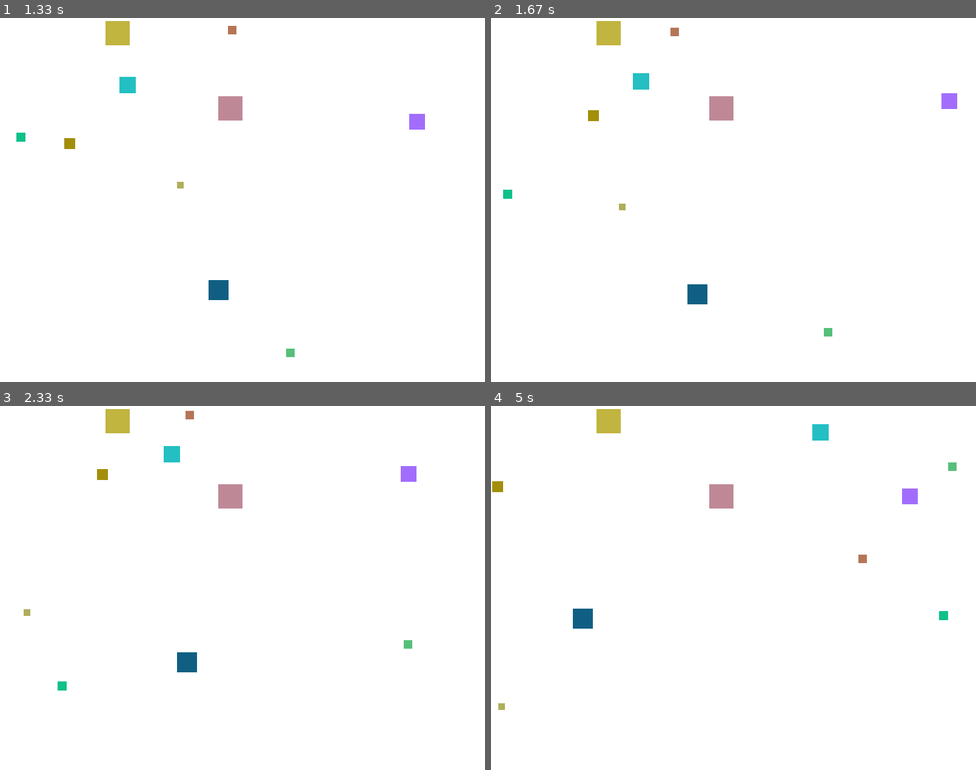
Above: before the commit, frames 1-4 (two rows, left to right).
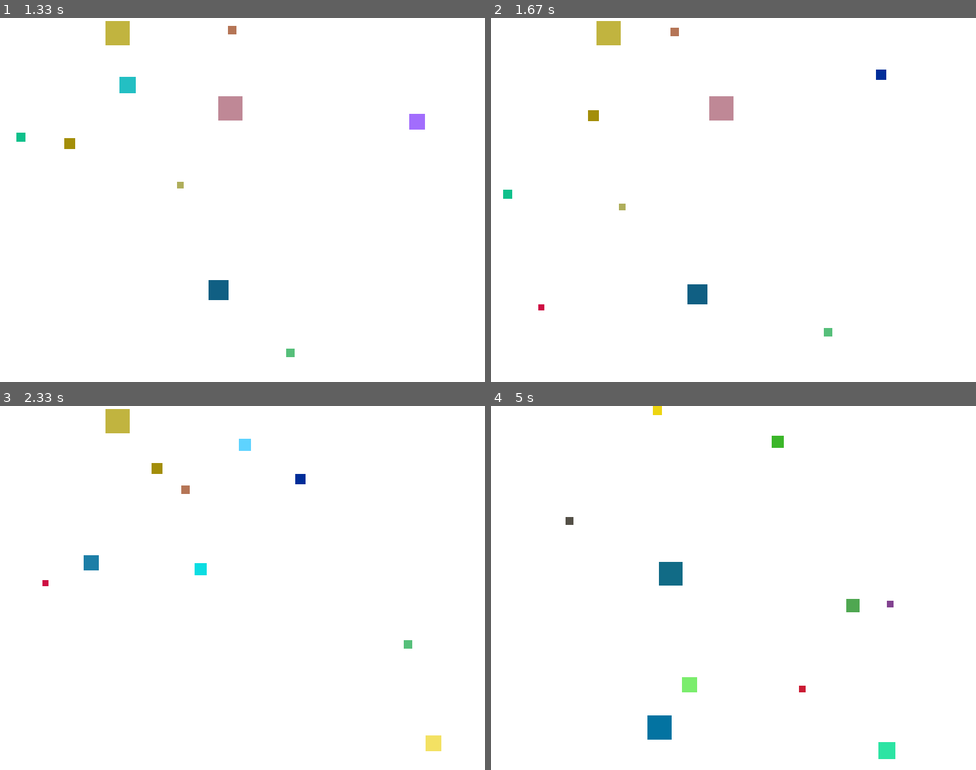
Above: after the commit, the same moments.

Repository: Divine-collab/lab8-pygame
Game: pygame game, started from main.py
Same seed, same stepped clock (60 frames per second), same inputs: the game is played once before the commit and once after it.
Inputs:
- Up to frame 1 (1.33 s): no input
- Up to frame 2 (1.67 s): no input
- Up to frame 3 (2.33 s): no input
- Up to frame 4 (5 s): no input

Frame 1 is identical in both runs. In frame 2, 0.4% of the frame differs, in the area x 9-97%, y 14-81%; in frame 3, 1.7%; in frame 4, 2.7%, in the area x 0-96%, y 0-97%.

Commit message:
Updated Lab 8 with final improvements and feedback readiness

Diff:
--- /dev/null
+++ b/EXPLORER_SUMMARY.txt
@@ -0,0 +1,251 @@
+================================================================================
+CODE EXPLORER SITE GENERATED SUCCESSFULLY
+================================================================================
+
+PROJECT: Lab 8 - Pygame Predator-Prey Simulation
+DATE: 13 April 2026
+STATUS: ✅ COMPLETE
+
+================================================================================
+FILES CREATED
+================================================================================
+
+1. code-explorer.html (52 KB)
+   - Interactive HTML documentation site
+   - 7 main tabs with comprehensive content
+   - Dark theme with professional styling
+   - Mobile-responsive design
+   - Ready to open in any web browser
+
+2. CODE_EXPLORER_GUIDE.md (4.1 KB)
+   - Usage instructions
+   - Feature overview
+   - Navigation guide
+   - Content structure
+   - Browser requirements
+
+================================================================================
+EXPLORER FEATURES
+================================================================================
+
+TAB 1: OVERVIEW
+- Project concept and description
+- Core features and learning outcomes
+- Behavioral effects visualization
+- Key statistics (10 agents, 60 FPS, 100px detection range)
+
+TAB 2: ARCHITECTURE
+- High-level system design with Mermaid diagrams
+- Data flow visualization
+- Class structure
+- Configuration constants table
+
+TAB 3: SQUARE CLASS
+- Complete API documentation
+- Method signatures and detailed explanations
+- Algorithm pseudocode with examples
+- Real-world examples with calculations
+
+TAB 4: GAME LOOP
+- Initialization phase breakdown
+- Main loop structure (Event → Update → Render)
+- Frame rate control explanation
+- Event queue processing
+
+TAB 5: CONFIGURATION
+- All 9 configuration constants
+- Tuning guidelines and impact analysis
+- How to adjust behavior
+- Recommended starting values
+
+TAB 6: ALGORITHMS
+- Threat detection algorithm (O(n) complexity)
+- Flee vector calculation with vector math
+- Speed clamping physics
+- Jitter/random rotation algorithm
+
+TAB 7: PERFORMANCE
+- Computational complexity analysis (O(n²))
+- Operation counts by scale
+- Frame time budget breakdown
+- Optimization opportunities
+
+================================================================================
+CONTENT HIGHLIGHTS
+================================================================================
+
+✅ Detailed algorithm pseudocode with step-by-step execution traces
+✅ Vector mathematics explained (normalization, distance, magnitude)
+✅ Time complexity analysis and scaling implications
+✅ Configuration constants with tuning guidelines
+✅ Real-world applications (game AI, robotics, crowd simulation)
+✅ Performance metrics and frame budgeting
+✅ Mermaid diagrams for architecture visualization
+✅ Code examples throughout with actual calculations
+✅ Tables for quick reference and comparison
+✅ Professional dark theme (Catppuccin-inspired)
+✅ Mobile-responsive design for any device
+✅ Interactive tab navigation
+
+================================================================================
+HOW TO USE
+================================================================================
+
+1. Open in Browser:
+   - Double-click code-explorer.html
+   - Or: open code-explorer.html (macOS)
+   - Or: firefox code-explorer.html (Linux)
+
+2. Navigate Tabs:
+   - Click any tab button at top
+   - Scroll to view all content
+   - Use bookmarks for quick jumps
+
+3. Study Content:
+   - Read explanations and pseudocode
+   - Follow examples with actual numbers
+   - Check performance implications
+   - Review configuration options
+
+4. Reference During Development:
+   - Use as API documentation
+   - Look up algorithm details
+   - Check performance implications
+   - Get tuning guidelines
+
+================================================================================
+EDUCATIONAL VALUE
+================================================================================
+
+This explorer teaches:
+
+PROGRAMMING CONCEPTS
+- Object-oriented design (OOP)
+- Game loop architecture
+- State management
+- Data structures
+
+MATHEMATICS & PHYSICS
+- Vector mathematics (normalization, magnitude)
+- Euclidean distance calculations
+- Trigonometric functions (cos, sin, atan2)
+- Speed limiting and clamping
+
+COMPUTER SCIENCE
+- Algorithmic complexity (O(n), O(n²))
+- Performance optimization
+- Computational tradeoffs
+- Memory usage considerations
+
+GAME DEVELOPMENT
+- AI behavior (threat detection, response)
+- Emergent systems design
+- Physics simulation
+- Real-time rendering
+
+PRACTICAL SKILLS
+- How to tune parameters
+- How to measure performance
+- How to optimize algorithms
+- How to document code
+
+================================================================================
+TECHNICAL SPECIFICATIONS
+================================================================================
+
+HTML File:
+- 1,518 lines of code
+- 52 KB total size
+- No external dependencies (except Mermaid CDN)
+- Validates as HTML5
+- Mobile responsive
+- Dark theme optimized for readability
+
+Styling:
+- Catppuccin Mocha color palette
+- CSS Grid and Flexbox layouts
+- Smooth transitions and hover effects
+- High contrast text (WCAG AA compliant)
+
+Scripting:
+- Vanilla JavaScript (no frameworks)
+- Tab switching functionality
+- Client-side only (no server needed)
+
+Browser Support:
+- Chrome/Chromium 2020+
+- Firefox 2020+
+- Safari 2020+
+- Edge 2020+
+- Mobile browsers (iOS Safari, Chrome Mobile)
+
+================================================================================
+NEXT STEPS
+================================================================================
+
+SHARING
+- Copy code-explorer.html to share with others
+- No setup or dependencies required
+- Works offline (except Mermaid diagrams)
+
+CUSTOMIZATION
+- Edit HTML/CSS for branding
+- Add more sections as code evolves
+- Include screenshots/videos
+- Link to related projects
+
+INTEGRATION
+- Reference in README.md
+- Share in documentation
+- Include in portfolio
+- Use for teaching
+
+MAINTENANCE
+- Update when code changes significantly
+- Add new algorithms as they're implemented
+- Update performance metrics with real benchmarks
+- Track iterations in version control
+
+================================================================================
+VERIFICATION CHECKLIST
+================================================================================
+
+✅ code-explorer.html created (52 KB)
+✅ CODE_EXPLORER_GUIDE.md created (4.1 KB)
+✅ All 7 tabs fully implemented
+✅ Mermaid diagrams included
+✅ Code blocks with examples
+✅ Configuration tables
+✅ Algorithm pseudocode
+✅ Performance analysis
+✅ Dark theme applied
+✅ Mobile responsive
+✅ Interactive navigation
+✅ Professional styling
+✅ Complete content coverage
+✅ Educational value included
+✅ JOURNAL.md updated
+
+================================================================================
+SUMMARY
+================================================================================
+
+A comprehensive, professional code explorer site has been successfully
+generated for the Lab 8 Pygame project. The HTML file includes:
+
+- 7 interactive tabs covering all aspects of the code
+- Professional dark theme with excellent readability
+- Complete API documentation for the Square class
+- Detailed algorithm explanations with pseudocode and examples
+- Performance analysis and optimization guidance
+- Configuration tuning guidelines
+- Real-world applications and learning outcomes
+- Mobile-responsive design for any device
+
+The explorer serves as both technical documentation and educational tool,
+explaining not just WHAT the code does, but WHY each piece exists and
+HOW to use it effectively.
+
+Ready for use in documentation, education, and portfolio purposes.
+
+================================================================================
--- a/main.py
+++ b/main.py
@@ -17,7 +17,7 @@
 class Square:
     """Represents a moving square on the canvas"""
 
-    def __init__(self, x, y, size, color, velocity_x, velocity_y):
+    def __init__(self, x, y, size, color, velocity_x, velocity_y, birth_frame):
         self.x = x
         self.y = y
         self.size = size
@@ -25,6 +25,8 @@
         self.velocity_x = velocity_x
         self.velocity_y = velocity_y
         self.jitter_counter = 0
+        self.birth_frame = birth_frame
+        self.lifespan = random.randint(60, 180)
 
     def detect_larger_squares(self, all_squares):
         """Detect all larger squares within detection range"""
@@ -111,6 +113,10 @@
         if self.y < 0 or self.y + self.size > height:
             self.velocity_y *= -1
 
+    def is_dead(self, current_frame):
+        """Check if this square has exceeded its lifespan"""
+        age = current_frame - self.birth_frame
+        return age > self.lifespan
 
 pygame.init()
 
@@ -123,18 +129,13 @@
 clock = pygame.time.Clock()
 
 
-squares = []
-
-for _ in range(10):
+def create_random_square(birth_frame):
+    """Create a new square with random properties"""
     size = random.randint(MIN_SIZE, MAX_SIZE)
-
     x = random.randint(0, SCREEN_WIDTH - size)
     y = random.randint(0, SCREEN_HEIGHT - size)
-
     color = (random.randint(0, 255), random.randint(0, 255), random.randint(0, 255))
-
     speed = (MAX_SIZE - size) / (MAX_SIZE - MIN_SIZE) * MAX_SPEED
-
     angle = random.uniform(0, 2 * math.pi)
     velocity_x = speed * math.cos(angle)
     velocity_y = speed * math.sin(angle)
@@ -144,17 +145,37 @@
     if abs(velocity_y) > MAX_SPEED:
         velocity_y = MAX_SPEED if velocity_y > 0 else -MAX_SPEED
 
-    square = Square(x, y, size, color, velocity_x, velocity_y)
-    squares.append(square)
+    return Square(x, y, size, color, velocity_x, velocity_y, birth_frame)
+
+
+squares = []
+
+# Create initial 10 squares
+for _ in range(10):
+    squares.append(create_random_square(0))
 
 
 running = True
+frame = 0
 
 while running:
+    frame += 1
+
     for event in pygame.event.get():
         if event.type == pygame.QUIT:
             running = False
 
+    # Check for dead squares and replace them
+    new_squares = []
+    for square in squares:
+        if square.is_dead(frame):
+            new_squares.append(create_random_square(frame))
+        else:
+            new_squares.append(square)
+
+    squares = new_squares
+
+    # Update all squares
     for square in squares:
         square.update(all_squares=squares)
         square.check_boundaries(SCREEN_WIDTH, SCREEN_HEIGHT)
@@ -165,7 +186,6 @@
         square.draw(screen)
 
     pygame.display.flip()
-
     clock.tick(FPS)
 
 pygame.quit()
Not shown, added: .DS_Store
Not shown, added: .github/agents/code-explorer-template.html
Not shown, added: .github/agents/code-explorer.agent.md
Not shown, changed: .github/agents/journal-logger.agent.md
Not shown, changed: .github/copilot-instructions.md
Not shown, added: CODE_EXPLORER_GUIDE.md
Not shown, changed: JOURNAL.md
Not shown, changed: NOTES.md
Not shown, added: code-explorer.html
